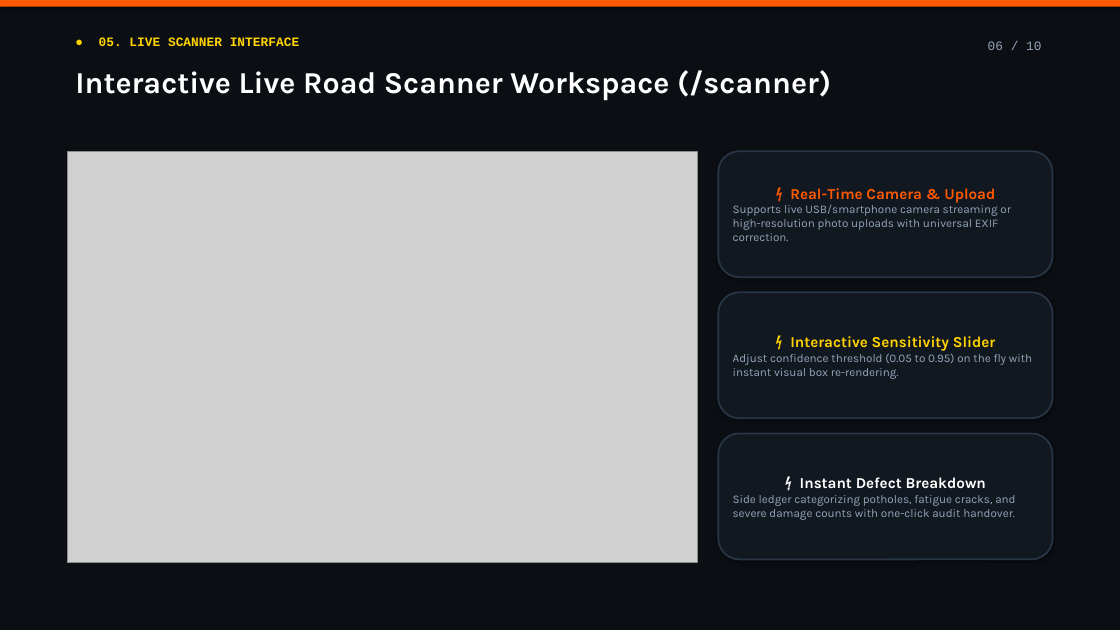
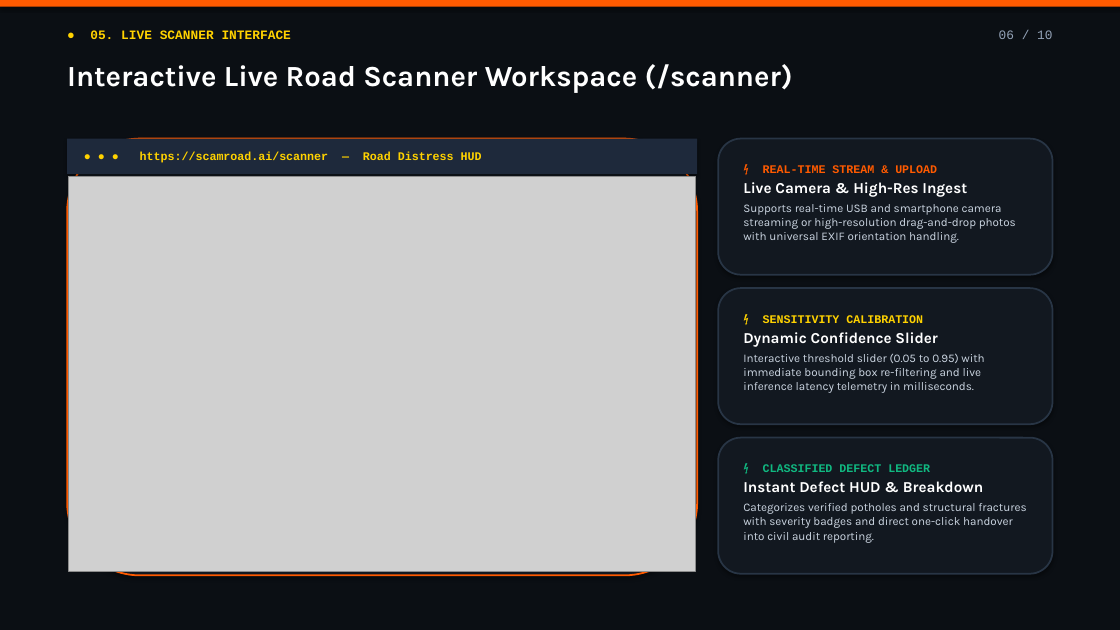
Before and after one commit to Priya-Ranjan-0201/Potholes-detector, a slide deck: slide 6 of ScamRoad_Presentation.pptx. Drawn at 1120x630 pixels with LibreOffice and Linux fonts; fonts in the diff are those of the drawing; grey boxes stand for pictures. Boxes give left, top, right and bottom in pixels: in the first picture for what was removed or moved away, otherwise in the second. Text is boxed around its words. In the diff, an @@ line names an element or a change of style, - is before the commit and + after.

Commit message:
docs: overhaul presentation deck with publication-grade design and slide previews

```diff
--- a/ScamRoad_Presentation.pptx
+++ b/ScamRoad_Presentation.pptx
@@ text "● 05. LIVE SCANNER INTERFACE": place and size @@
-text "● 05. LIVE SCANNER INTERFACE" at [99, 37, 299, 46]
+text "● 05. LIVE SCANNER INTERFACE" at [90, 30, 291, 39]
@@ text "06 / 10": place and size @@
-text "06 / 10" at [988, 41, 1041, 50]
+text "06 / 10" at [999, 30, 1052, 39]
@@ text "Interactive Live Road Scanner Workspace ..." at [67, 64, 793, 93]: size 26 to 25 pt @@
@@ rounded rectangle added at [67, 139, 697, 576], fill #121820, outline #FF5A00 1.5 pt @@
@@ rectangle added at [67, 139, 697, 174], fill #1E293B, 10 pt, text #FFD200, bold @@
+● ● ● https://scamroad.ai/scanner — Road Distress HUD
@@ rounded rectangle "⚡ REAL-TIME STREAM & UPLOAD": place and size @@
-rounded rectangle "⚡ REAL-TIME STREAM & UPLOAD" at [718, 151, 1053, 277]
+rounded rectangle "⚡ REAL-TIME STREAM & UPLOAD" at [718, 139, 1053, 275]
@@ picture: place and size @@
-picture at [67, 151, 697, 563]
+picture at [69, 176, 696, 571]
@@ text in rounded rectangle at [743, 165, 1016, 243]: text changed; text colour #94A3B8 to #CBD5E1 @@
-⚡ Real-Time Camera & Upload
-Supports live USB/smartphone camera streaming or high-resolution photo uploads with universal EXIF correction.
+⚡ REAL-TIME STREAM & UPLOAD
+Live Camera & High-Res Ingest
+Supports real-time USB and smartphone camera streaming or high-resolution drag-and-drop photos with universal EXIF orientation handling.
@@ rounded rectangle "⚡ SENSITIVITY CALIBRATION": place and size @@
-rounded rectangle "⚡ SENSITIVITY CALIBRATION" at [718, 292, 1053, 418]
+rounded rectangle "⚡ SENSITIVITY CALIBRATION" at [718, 288, 1053, 424]
@@ text in rounded rectangle at [743, 315, 984, 393]: text changed; text colour #94A3B8 to #CBD5E1 @@
-⚡ Interactive Sensitivity Slider
-Adjust confidence threshold (0.05 to 0.95) on the fly with instant visual box re-rendering.
+⚡ SENSITIVITY CALIBRATION
+Dynamic Confidence Slider
+Interactive threshold slider (0.05 to 0.95) with immediate bounding box re-filtering and live inference latency telemetry in milliseconds.
@@ vertical alignment middle to top in 3 elements at [718, 139, 1053, 275], [718, 288, 1053, 424], [718, 438, 1053, 574] @@
@@ rounded rectangle "⚡ CLASSIFIED DEFECT LEDGER": place and size @@
-rounded rectangle "⚡ CLASSIFIED DEFECT LEDGER" at [718, 434, 1053, 560]
+rounded rectangle "⚡ CLASSIFIED DEFECT LEDGER" at [718, 438, 1053, 574]
@@ text in rounded rectangle at [743, 464, 1026, 543]: text changed; text colour #94A3B8 to #CBD5E1 @@
-⚡ Instant Defect Breakdown
-Side ledger categorizing potholes, fatigue cracks, and severe damage counts with one-click audit handover.
+⚡ CLASSIFIED DEFECT LEDGER
+Instant Defect HUD & Breakdown
+Categorizes verified potholes and structural fractures with severity badges and direct one-click handover into civil audit reporting.
```
Also in this commit, not shown: 9 other slides changed, 15 other files.
